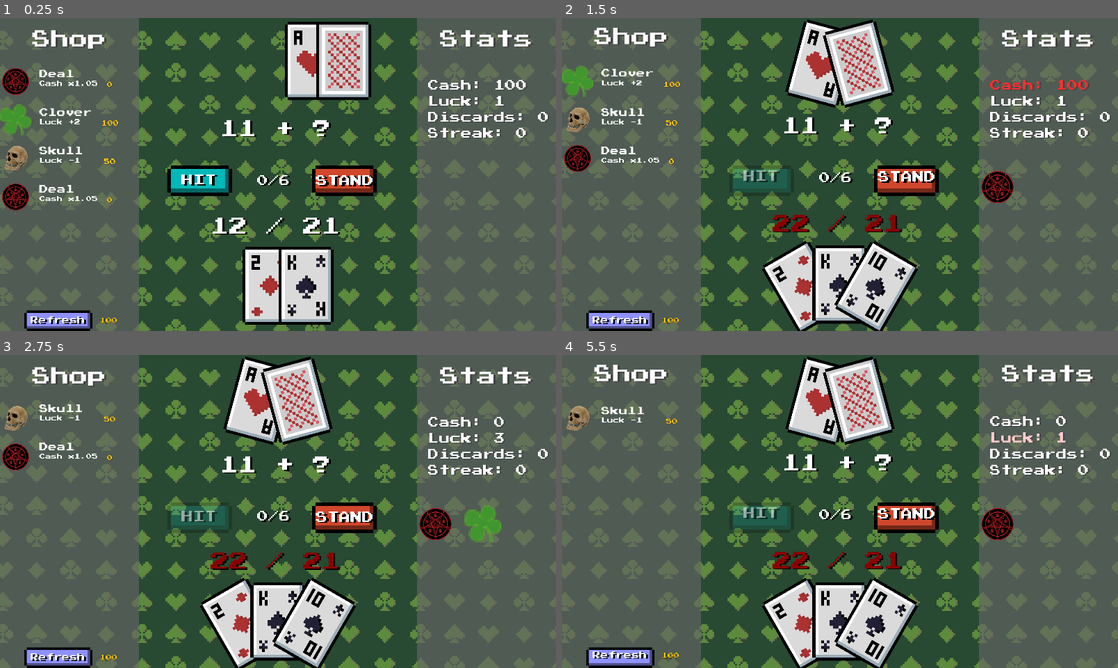
Above: before the commit, frames 1-4 (two rows, left to right).
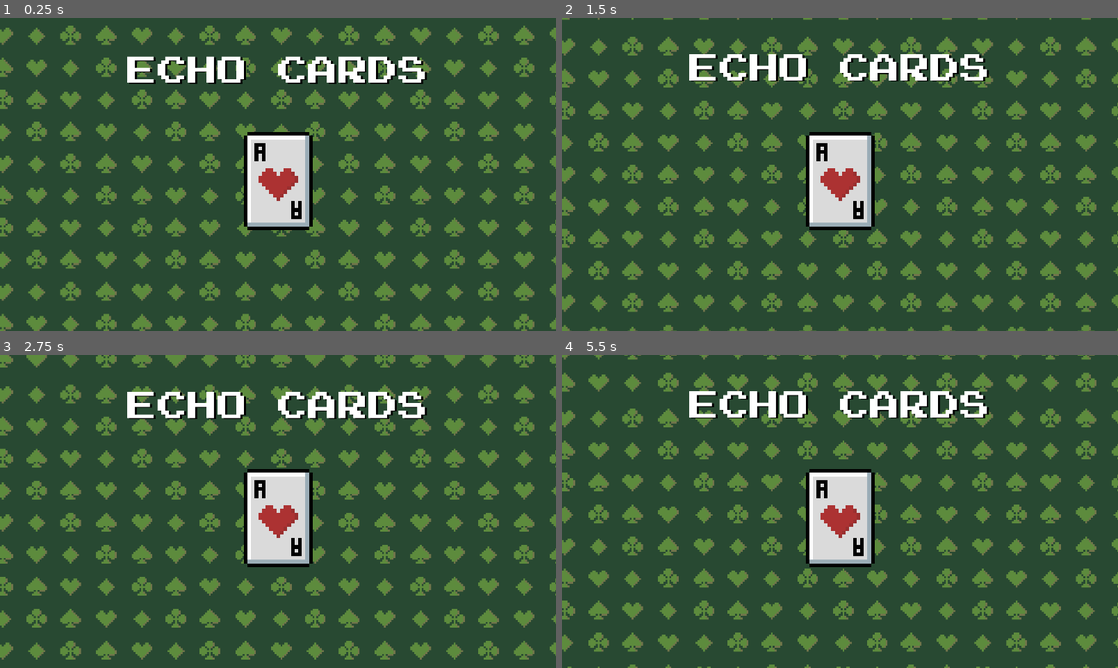
Above: after the commit, the same moments.

Repository: radsi/echo-cards
Game: Godot game, scene res://main_menu.tscn
Same seed, same stepped clock (60 frames per second), same inputs: the game is played once before the commit and once after it. Before the commit the project starts from res://game.tscn. The engine's default icon, where the game draws it, is replaced by a stand-in: a white triangle on a blue panel in a dark square.
Inputs (mouse positions are in pixels of both pictures, inside the frame that each line leads up to):
- Up to frame 1 (0.25 s): no input
- Up to frame 2 (1.5 s): click (762, 180) at 0.5 s, where only the run before the commit has a clickable "HIT"; click (623, 80) at 1.25 s, where only the run before the commit has a clickable "Deal"
- Up to frame 3 (2.75 s): click (61, 417) at 2 s, where only the run before the commit has a clickable "Clover"
- Up to frame 4 (5.5 s): click (623, 417) at 2.75 s, where only the run before the commit has a clickable "Skull"; click (623, 458) at 3.5 s, where only the run before the commit has a clickable "Deal"; click (995, 524) at 4.27 s; click (995, 524) at 5.02 s

The runs differ from the first frame. In frame 1, 71% of the frame differs, in the area x 0-100%, y 0-100%; in frame 2, 74%; in frame 3, 78%; in frame 4, 76%.

Commit message:
main menu

Diff:
--- a/game.tscn
+++ b/game.tscn
@@ -75,9 +75,24 @@
 [node name="Background1" type="Sprite2D" parent="."]
 self_modulate = Color(1, 1, 1, 0.54901963)
 z_index = -10
-position = Vector2(975.0001, 584)
+position = Vector2(975.0002, 780.00006)
 scale = Vector2(6.5, 6.5)
 texture = ExtResource("12_iotsf")
+
+[node name="Background2" type="Sprite2D" parent="."]
+self_modulate = Color(1, 1, 1, 0.54901963)
+z_index = -10
+position = Vector2(975, -780.00006)
+scale = Vector2(6.5, 6.5)
+texture = ExtResource("12_iotsf")
+
+[node name="TransitionBG" type="ColorRect" parent="."]
+z_index = 15
+offset_top = -1366.0
+offset_right = 40.0
+offset_bottom = -1326.0
+scale = Vector2(50.679996, 33.640003)
+color = Color(0, 0, 0, 1)
 
 [node name="PlayerCards" type="CanvasGroup" parent="."]
 script = ExtResource("1_e2o6t")
@@ -1114,14 +1129,6 @@
 text_overrun_behavior = 3
 script = ExtResource("10_hve3p")
 
-[node name="TransitionBG" type="ColorRect" parent="."]
-z_index = 10
-offset_top = -1366.0
-offset_right = 40.0
-offset_bottom = -1326.0
-scale = Vector2(50.679996, 33.640003)
-color = Color(0, 0, 0, 1)
-
 [node name="music_sfx" type="AudioStreamPlayer2D" parent="."]
 stream = ExtResource("13_lc2xo")
 autoplay = true
--- a/items_data.json
+++ b/items_data.json
@@ -1,10 +1,10 @@
 {
   "clover": {
-    "price": 100,
-    "description": "Luck +2",
+    "price": 50,
+    "description": "Luck +1",
     "type": "stat",
     "stats": [2],
-    "values": [2],
+    "values": [1],
     "rarity": 100
   },
   "medal": {
@@ -37,7 +37,7 @@
     "type": "stat",
     "stats": [2, 3],
     "values": [-1, 2],
-    "rarity": 50
+    "rarity": 80
   },
   "lollipop": {
     "price": 100,
@@ -47,6 +47,14 @@
     "values": [1],
     "rarity": 90
   },
+  "deal": {
+    "price": 75,
+    "description": "Dark chance +2%",
+    "type": "trinket",
+    "stats": [3],
+    "values": [1],
+    "rarity": 70
+  },
   "crown": {
     "price": 200,
     "description": "Cash x0.9 & Discards +1",
@@ -54,14 +62,6 @@
     "stats": [1, 3],
     "values": [0.9, 1],
     "rarity": 20
-  },
-  "deal": {
-    "price": 0,
-    "description": "Cash x1.05",
-    "type": "stat",
-    "stats": [1],
-    "values": [1.05],
-    "rarity": 100
   },
   "D6": {
     "price": 300,
@@ -77,7 +77,7 @@
     "type": "trinket",
     "stats": [1],
     "values": [1.25],
-    "rarity": 40
+    "rarity": 70
   },
   "white flag": {
     "price": 200,
--- /dev/null
+++ b/main_menu.tscn
@@ -0,0 +1,134 @@
+[gd_scene load_steps=12 format=3 uid="uid://ckb23712hvews"]
+
+[ext_resource type="Script" uid="uid://dsoi4mltb7ues" path="res://scripts/env_manager.gd" id="1_7vrkn"]
+[ext_resource type="Texture2D" uid="uid://pydb4lgf73oq" path="res://deco/background_1.png" id="2_fu7sn"]
+[ext_resource type="FontFile" uid="uid://bsucljrt1mjt" path="res://PressStart2P-vaV7.ttf" id="3_fu7sn"]
+[ext_resource type="Texture2D" uid="uid://c5y334dhp00q6" path="res://cards/light/A-H.png" id="4_jix8l"]
+[ext_resource type="Texture2D" uid="uid://cqrjhx4133x5u" path="res://cards/light/K-D.png" id="5_glbon"]
+[ext_resource type="AudioStream" uid="uid://vam30asnc1xn" path="res://sounds/musicloop1.mp3" id="6_nlkkf"]
+
+[sub_resource type="StyleBoxEmpty" id="StyleBoxEmpty_glbon"]
+
+[sub_resource type="StyleBoxEmpty" id="StyleBoxEmpty_nlkkf"]
+
+[sub_resource type="StyleBoxEmpty" id="StyleBoxEmpty_qe12f"]
+
+[sub_resource type="StyleBoxEmpty" id="StyleBoxEmpty_8qtwp"]
+
+[sub_resource type="StyleBoxEmpty" id="StyleBoxEmpty_dy7ct"]
+
+[node name="MainMenu" type="Control"]
+layout_mode = 3
+anchors_preset = 15
+anchor_right = 1.0
+anchor_bottom = 1.0
+grow_horizontal = 2
+grow_vertical = 2
+script = ExtResource("1_7vrkn")
+
+[node name="Background1" type="Sprite2D" parent="."]
+self_modulate = Color(1, 1, 1, 0.54901963)
+z_index = -10
+position = Vector2(975.0002, 780.00006)
+scale = Vector2(6.5, 6.5)
+texture = ExtResource("2_fu7sn")
+
+[node name="Background2" type="Sprite2D" parent="."]
+self_modulate = Color(1, 1, 1, 0.54901963)
+z_index = -10
+position = Vector2(975, -780.00006)
+scale = Vector2(6.5, 6.5)
+texture = ExtResource("2_fu7sn")
+
+[node name="TransitionBG" type="ColorRect" parent="."]
+z_index = 15
+layout_mode = 1
+anchors_preset = -1
+anchor_top = -1.2650001
+anchor_right = 1.056
+anchor_bottom = -0.019000001
+offset_top = 0.20007324
+offset_right = -1987.52
+offset_bottom = -1305.48
+scale = Vector2(50.679996, 33.640003)
+color = Color(0, 0, 0, 1)
+
+[node name="TitleLabel" type="Label" parent="."]
+z_index = 10
+texture_filter = 1
+layout_mode = 1
+anchors_preset = 10
+anchor_right = 1.0
+offset_top = 133.0
+offset_bottom = 197.0
+grow_horizontal = 2
+pivot_offset = Vector2(80, 40)
+size_flags_horizontal = 4
+theme_override_fonts/font = ExtResource("3_fu7sn")
+theme_override_font_sizes/font_size = 104
+text = "ECHO CARDS"
+horizontal_alignment = 1
+vertical_alignment = 1
+
+[node name="shadow" type="Label" parent="TitleLabel"]
+z_index = -10
+texture_filter = 1
+layout_mode = 1
+anchors_preset = 8
+anchor_left = 0.5
+anchor_top = 0.5
+anchor_right = 0.5
+anchor_bottom = 0.5
+offset_left = -73.0
+offset_top = -37.0
+offset_right = 87.0
+offset_bottom = 43.0
+grow_horizontal = 2
+grow_vertical = 2
+pivot_offset = Vector2(80, 40)
+size_flags_horizontal = 4
+theme_override_colors/font_color = Color(0, 0, 0, 1)
+theme_override_fonts/font = ExtResource("3_fu7sn")
+theme_override_font_sizes/font_size = 104
+text = "ECHO CARDS"
+horizontal_alignment = 1
+vertical_alignment = 1
+
+[node name="PlayButton" type="Button" parent="."]
+texture_filter = 1
+layout_mode = 1
+anchors_preset = -1
+anchor_left = 0.43800002
+anchor_top = 0.36400002
+anchor_right = 0.56200004
+anchor_bottom = 0.67700005
+offset_left = 24.039978
+offset_top = 11.879974
+offset_right = -24.04004
+offset_bottom = -56.160034
+grow_horizontal = 2
+grow_vertical = 2
+scale = Vector2(1.25, 1.25)
+pivot_offset = Vector2(94, 46)
+theme_override_colors/icon_pressed_color = Color(0.4392157, 0.4392157, 0.4392157, 1)
+theme_override_colors/icon_hover_color = Color(0.49803922, 0.49803922, 0.49803922, 1)
+theme_override_colors/icon_hover_pressed_color = Color(0.49803922, 0.49803922, 0.49803922, 1)
+theme_override_styles/normal = SubResource("StyleBoxEmpty_glbon")
+theme_override_styles/pressed = SubResource("StyleBoxEmpty_nlkkf")
+theme_override_styles/hover = SubResource("StyleBoxEmpty_qe12f")
+theme_override_styles/disabled = SubResource("StyleBoxEmpty_8qtwp")
+theme_override_styles/focus = SubResource("StyleBoxEmpty_dy7ct")
+icon = ExtResource("4_jix8l")
+flat = true
+
+[node name="KD" type="Sprite2D" parent="."]
+z_index = -1
+position = Vector2(960.5, 562.5)
+scale = Vector2(1.2473683, 1.2481482)
+texture = ExtResource("5_glbon")
+
+[node name="music_sfx" type="AudioStreamPlayer2D" parent="."]
+stream = ExtResource("6_nlkkf")
+autoplay = true
+
+[connection signal="pressed" from="PlayButton" to="." method="_on_play_button_pressed"]
--- a/payment.tscn
+++ b/payment.tscn
@@ -44,8 +44,10 @@
 
 [node name="TransitionBG" type="ColorRect" parent="."]
 z_index = 15
-offset_right = 40.0
-offset_bottom = 40.0
+offset_left = -2286.0002
+offset_top = -274.0
+offset_right = -2246.0002
+offset_bottom = -234.0
 scale = Vector2(49.35224, 31.214497)
 color = Color(0, 0, 0, 1)
 
--- a/project.godot
+++ b/project.godot
@@ -11,7 +11,7 @@
 [application]
 
 config/name="EchoCard"
-run/main_scene="uid://wxy8m0gmbcvs"
+run/main_scene="uid://ckb23712hvews"
 config/features=PackedStringArray("4.5", "GL Compatibility")
 config/icon="res://icon.svg"
 
--- a/scripts/dealer_cards.gd
+++ b/scripts/dealer_cards.gd
@@ -147,7 +147,7 @@
 
 	if win:
 		globals.streak += 1
-		globals.add_cash(cash_win + globals.streak * 2)
+		globals.add_cash(cash_win + globals.streak * 2 + PlayerCards.dark_count * 10)
 	elif not draw:
 		globals.streak = 0
 	elif draw:
--- a/scripts/env_manager.gd
+++ b/scripts/env_manager.gd
@@ -1,6 +1,7 @@
 extends Node
 
 @onready var GameOver: VBoxContainer = $HBoxContainer/VBoxContainer
+@onready var BGs: Array[Sprite2D] = [$Background1, $Background2]
 
 func _ready() -> void:
 	var labels: Array[Label] = []
@@ -10,14 +11,18 @@
 		_animate_label(labels[i], i)
 
 	if globals.inventory.size() > 0:
-		var grid = get_tree().get_first_node_in_group("grid") as GridContainer
+		var grid := get_tree().get_first_node_in_group("grid") as GridContainer
+
 		for item_id in globals.inventory:
-			var stats = globals.inventory[item_id][0]
-			var effects = globals.inventory[item_id][1]
+			for item in globals.inventory[item_id]:
+				var stats = item[0]
+				var effects = item[1]
 
-			for i in range(stats.size()):
-				globals.change_stat_text_by_id(stats[i])
-			globals.add_item_by_id(item_id, grid)
+				for i in range(stats.size()):
+					globals.change_stat_text_by_id(stats[i])
+
+				globals.add_item_by_id(item_id, grid)
+
 
 	if is_instance_valid(GameOver):
 		GameOver.get_child(1).text = "Cash: " + str(globals.cash)
@@ -26,6 +31,16 @@
 		GameOver.get_child(4).text = "Discards: " + str(globals.discards)
 		GameOver.get_child(5).text = "Max streak: " + str(globals.max_streak)
 		$RestartButton.pressed.connect(_on_restart_button_pressed)
+
+func _process(delta: float) -> void:
+	if not is_instance_valid(BGs[0]): return
+
+	BGs[0].position.y += 0.5
+	BGs[1].position.y += 0.5
+
+	for bg in BGs:
+		if bg.position.y >= 1860:
+			bg.position.y = -1260
 
 func _collect_labels(node: Node, out: Array[Label]) -> void:
 	if node is Label and not node.name.contains("shadow"):
@@ -71,3 +86,43 @@
 	globals.cash_gain = 20
 	globals.current_fee = 50
 	globals.load_scene_with_transition($TransitionBG, "res://game.tscn")
+
+
+func _on_play_button_pressed() -> void:
+	$PlayButton.button_mask = MOUSE_BUTTON_NONE
+
+	var tween := create_tween()
+	var tween2 := create_tween()
+
+	tween.tween_property(
+		$PlayButton,
+		"position",
+		$PlayButton.position + Vector2(-100, 0),
+		0.5
+	).set_trans(Tween.TRANS_SINE).set_ease(Tween.EASE_IN_OUT)
+
+	tween2.tween_property(
+		$PlayButton,
+		"rotation_degrees",
+		-20,
+		0.5
+	).set_trans(Tween.TRANS_SINE).set_ease(Tween.EASE_IN_OUT)
+
+	var tween3 := create_tween()
+	var tween4 := create_tween()
+
+	tween3.tween_property(
+		$KD,
+		"position",
+		$KD.position + Vector2(100, 0),
+		0.5
+	).set_trans(Tween.TRANS_SINE).set_ease(Tween.EASE_IN_OUT)
+
+	tween4.tween_property(
+		$KD,
+		"rotation_degrees",
+		20,
+		0.5
+	).set_trans(Tween.TRANS_SINE).set_ease(Tween.EASE_IN_OUT)
+
+	tween4.finished.connect(func(): globals.load_scene_with_transition($TransitionBG, "res://game.tscn"))
--- a/scripts/globals.gd
+++ b/scripts/globals.gd
@@ -1,6 +1,4 @@
 extends Node
-
-var first_time := true
 
 var GridItems
 var VBoxItems
@@ -24,7 +22,8 @@
 var max_streak := 0
 var current_round := 0
 var ending_game := false
-var pending_21 := false
+var pending_21 := 0
+var dark_chance := 0
 
 var current_fee := 50
 
@@ -130,10 +129,10 @@
 
 	if btn.item_id == "D6": return
 
-	inventory[btn.item_id] = [
+	inventory.get_or_add(btn.item_id, []).append([
 		btn.stats.duplicate(),
 		btn.stats_effect.duplicate()
-	]
+	])
 
 	for item: Button in GridItems.get_children():
 		if item.visible == false:
@@ -242,7 +241,12 @@
 				twn.finished.connect(func callback() -> void: tween_in_process.erase(current_stat))
 
 	btn.visible = false
-	inventory.erase(btn.item_id)
+
+	if inventory.has(btn.item_id):
+		inventory[btn.item_id].pop_back()
+
+		if inventory[btn.item_id].is_empty():
+			inventory.erase(btn.item_id)
 
 func execute_trinket(id: String):
 	if has_method(id):
@@ -346,10 +350,10 @@
 		item.icon = load("res://items/%s.png" % id)
 
 func horse():
-	pending_21 = true
+	pending_21 += 1
 
 func horse_remove():
-	pending_21 = false
+	pending_21 -= 1
 
 func gold():
 	cash_gain *= 1.25
@@ -362,3 +366,9 @@
 
 func briefcase_remove():
 	max_items_shop -= 1
+
+func deal():
+	dark_chance += 5
+
+func deal_remove():
+	dark_chance -= 5
--- a/scripts/payment_manager.gd
+++ b/scripts/payment_manager.gd
@@ -8,6 +8,7 @@
 @onready var PayButton: Button = $Control/HBoxContainer/PayButton
 
 func _ready() -> void:
+	TransitionBG.position = Vector2.ZERO
 	globals.current_round = 0
 	globals.change_text(PayButton.get_child(0), str(globals.cash) + "/" + str(globals.current_fee))
 
--- a/scripts/player_cards.gd
+++ b/scripts/player_cards.gd
@@ -20,15 +20,13 @@
 var player_deck: Array[String] = []
 var player_cards: Array[Sprite2D] = []
 var player_actions: Array[int] = []
+var dark_count := 0
 
 func _ready() -> void:
 
-	if not globals.first_time:
-		$"../TransitionBG".position = Vector2.ZERO
-		var twn = create_tween()
-		twn.tween_property($"../TransitionBG", "position", Vector2(0,-1366), 1.5).set_trans(Tween.TRANS_SINE).set_ease(Tween.EASE_OUT)
-	else:
-		globals.first_time = false
+	$"../TransitionBG".position = Vector2.ZERO
+	var twn = create_tween()
+	twn.tween_property($"../TransitionBG", "position", Vector2(0,-1366), 1.5).set_trans(Tween.TRANS_SINE).set_ease(Tween.EASE_OUT)
 
 	globals.used_discards = 0
 	await get_tree().process_frame
@@ -54,9 +52,14 @@
 		return card.split("-")[0].to_int()
 
 func spawn_cards(amount: int, first: bool = true) -> void:
+
+	if (randi() % 101) < globals.dark_chance:
+		dark_mode = true
+		dark_count += 1
+
 	var cards_to_spawn: Array = []
 
-	if globals.pending_21 and first:
+	if globals.pending_21 > 0 and first:
 		globals.remove_item(globals.get_item_btn("horse"))
 		player_deck.clear()
 		cards_to_spawn = ["A-H", "K-H"]
@@ -119,6 +122,8 @@
 	_update_score()
 	arrange_cards(true)
 
+	dark_mode = false
+
 func _update_score():
 	globals.player_score = 0
 	for card in player_deck:
@@ -207,6 +212,8 @@
 	HitButton.disabled = false
 	HitButton.modulate.a = 1
 
+	dark_count = 0
+
 	spawn_cards(2)
 
 func _on_hit_button_pressed() -> void:
Not shown, changed: README.md
